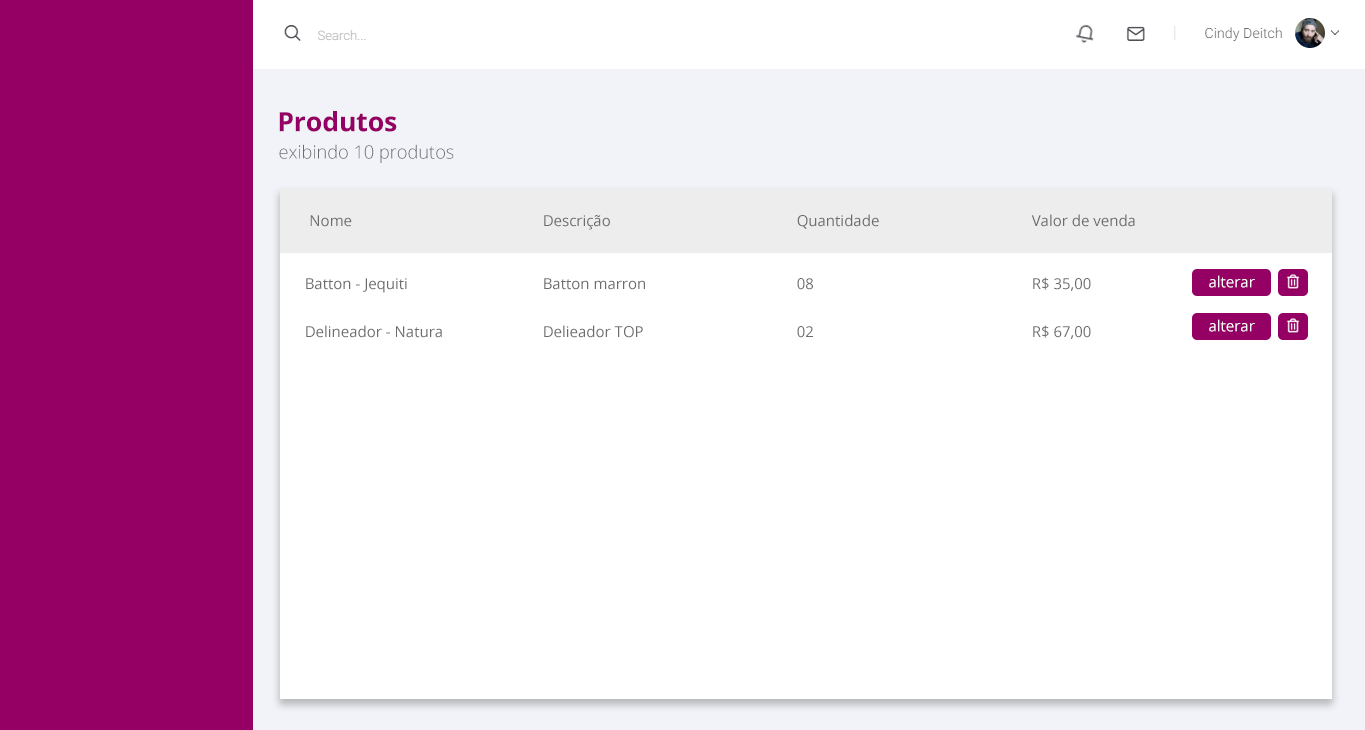
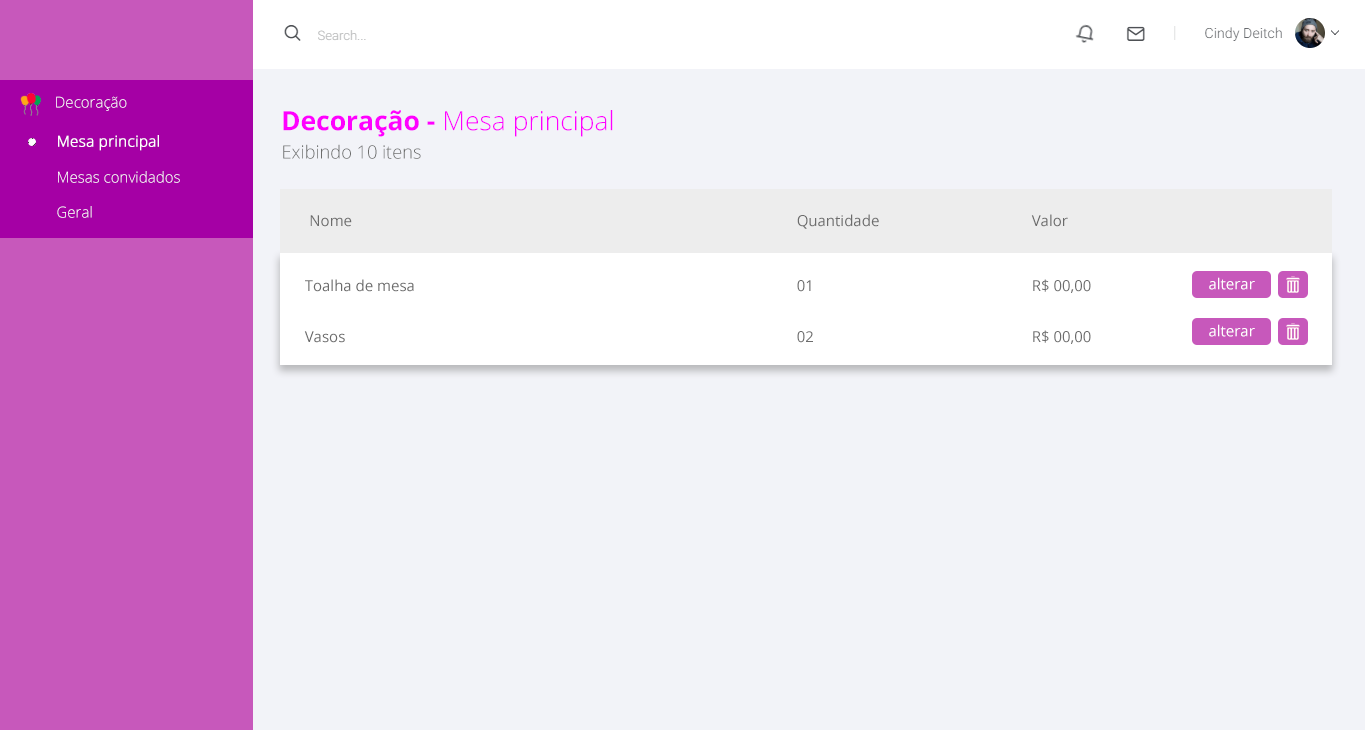
Revision of a layered 1365 x 730 image; what changed, layer by layer:
added group "Menu" with 8 layers above "Cabeçalho" over [0, 0, 253, 730]
added layer "Mesa principal" in group "Menu" over [58, 135, 159, 151]
added layer "Mesas convidados" in group "Menu" over [58, 171, 180, 183]
added layer "Retângulo 3 copiar" in group "Menu" over [0, 80, 253, 238]
moved "Retângulo 1" into group "Menu", painted on it over [0, 0, 253, 730]
added group "Tabela" with 28 layers above "Plano de Fundo" over [280, 110, 1332, 345]
renamed "Produtos" to "Decoração - Mesa principal", moved it into group "Tabela", painted on it over [279, 110, 613, 137]
renamed "exibindo 10 produtos" to "Exibindo 10 itens", moved it into group "Tabela", painted on it over [279, 144, 454, 163]
renamed "Agrupar 1" to "Header Tabela", moved it into group "Tabela" over [544, 214, 1135, 230]
added group "Conteúdo" with 19 layers in group "Tabela" over [304, 269, 1308, 345]
renamed "Agrupar 1 copiar" to "Item", moved it into group "Conteúdo" over [305, 271, 1308, 298]
renamed "Batton - Jequiti" to "Toalha de mesa", painted on it over [305, 278, 414, 293]
moved "Botões" into group "Item" over [1192, 269, 1308, 298]
painted on "Retângulo Arredondado 1" (1st of 2, in "Tabela" › "Conteúdo" › "Item" › "Botões") over [1192, 269, 1271, 298]
renamed "Agrupar 1 copiar 2" to "Item", moved it into group "Conteúdo" over [304, 318, 1308, 345]
renamed "Delineador - Natura" to "Vasos", painted on it over [304, 325, 442, 343]
moved "Botões copiar" into group "Item" over [1192, 313, 1308, 345]
painted on "Retângulo Arredondado 1" (2nd of 2, in "Tabela" › "Conteúdo" › "Item" › "Botões copiar") over [1192, 313, 1271, 345]
moved "Retângulo 1 copiar 3" into group "Conteúdo", painted on it over [280, 214, 1332, 699]
removed layer "Retângulo 1 copiar 2" over [273, 110, 1339, 711]
painted on "Plano de Fundo" over [273, 110, 1339, 711]
…and 19 more changes (4 added, 3 moved_by, 8 painted, 3 removed, 6 renamed, 1 visibility)
